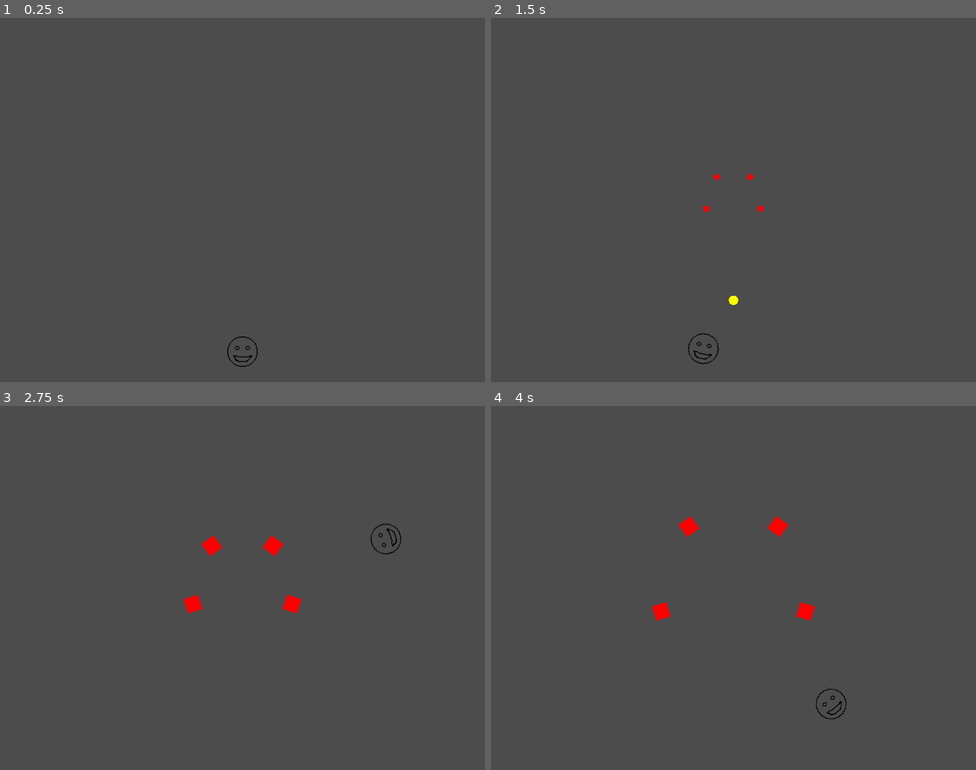
Above: before the commit, frames 1-4 (two rows, left to right).
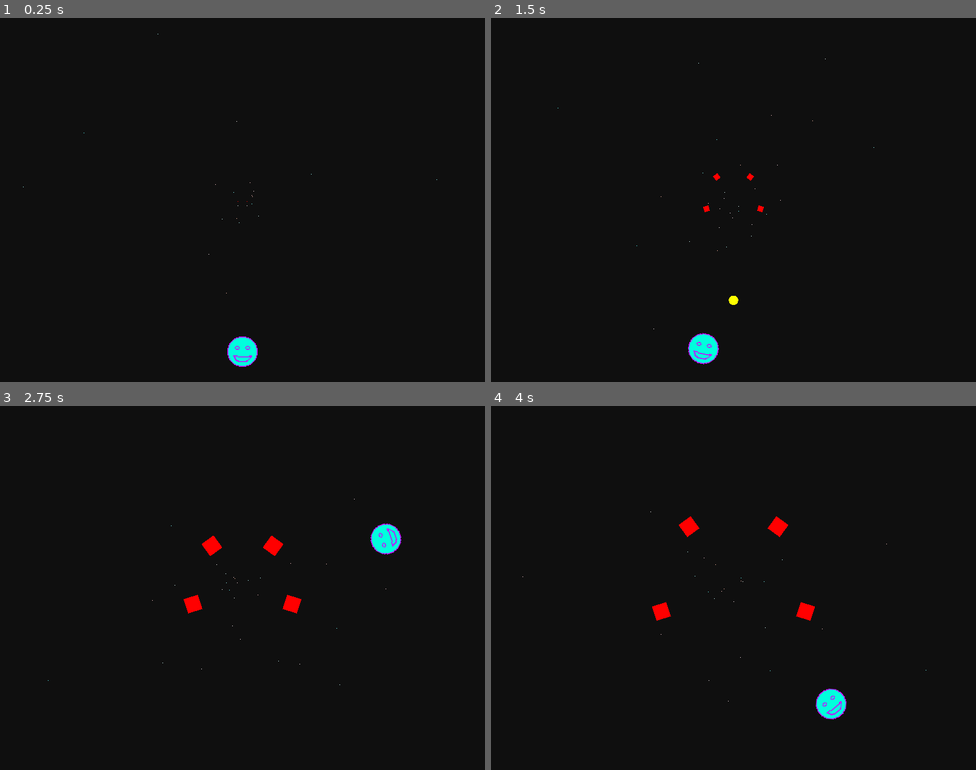
Above: after the commit, the same moments.

Repository: doctor-g/LD47
Game: Godot game, scene res://src/Level.tscn
Two runs of this game, one before a commit and one after it. Both use one fixed random seed, a clock stepped at 60 frames per second and the inputs below.
Inputs:
- Up to frame 1 (0.25 s): no input
- Up to frame 2 (1.5 s): tap Enter at 0.5 s; tap Space (fire) at 0.6, 1.25 s; tap Left (move_clockwise) at 1.35 s
- Up to frame 3 (2.75 s): hold D (move_counterclockwise) from 2.03 s (still down)
- Up to frame 4 (4 s): release D (move_counterclockwise) at 2.78 s; tap Space (fire) at 2.85 s; hold Left (move_clockwise) from 3.53 s (still down)

The runs differ from the first frame. In frame 1, 100% of the frame differs, in the area x 0-100%, y 0-100%; in frame 2, 100%; in frame 3, 99%; in frame 4, 99%.

Commit message:
Add background with starfield

Diff:
--- a/project/src/Level.tscn
+++ b/project/src/Level.tscn
@@ -1,14 +1,32 @@
-[gd_scene load_steps=3 format=2]
+[gd_scene load_steps=4 format=2]
 
 [ext_resource path="res://src/Level.gd" type="Script" id=1]
 [ext_resource path="res://src/Player.tscn" type="PackedScene" id=2]
+[ext_resource path="res://assets/background_color.png" type="Texture" id=3]
 
 [node name="Level" type="Node2D"]
 script = ExtResource( 1 )
 
+[node name="Background" type="Sprite" parent="."]
+scale = Vector2( 32.22, 24.2294 )
+texture = ExtResource( 3 )
+
+[node name="StarParticles" type="CPUParticles2D" parent="Background"]
+scale = Vector2( 0.0310366, 0.0412721 )
+amount = 50
+lifetime = 5.0
+preprocess = 5.0
+emission_shape = 1
+emission_sphere_radius = 25.0
+gravity = Vector2( 0, 0 )
+radial_accel = 100.0
+radial_accel_random = 1.0
+hue_variation = 0.1
+hue_variation_random = 1.0
+
 [node name="Camera2D" type="Camera2D" parent="."]
 
-[node name="Area2D" parent="." instance=ExtResource( 2 )]
+[node name="Player" parent="." instance=ExtResource( 2 )]
 position = Vector2( 0, 280.183 )
 
 [node name="Aliens" type="Node2D" parent="."]
Binary file added: project/assets/background_color.png
Not shown, added: project/assets/background_color.png.import
Binary file changed: project/assets/smiley.png
Not shown, added: to_import/background_color.piskel
Not shown, changed: to_import/smiley.piskel
